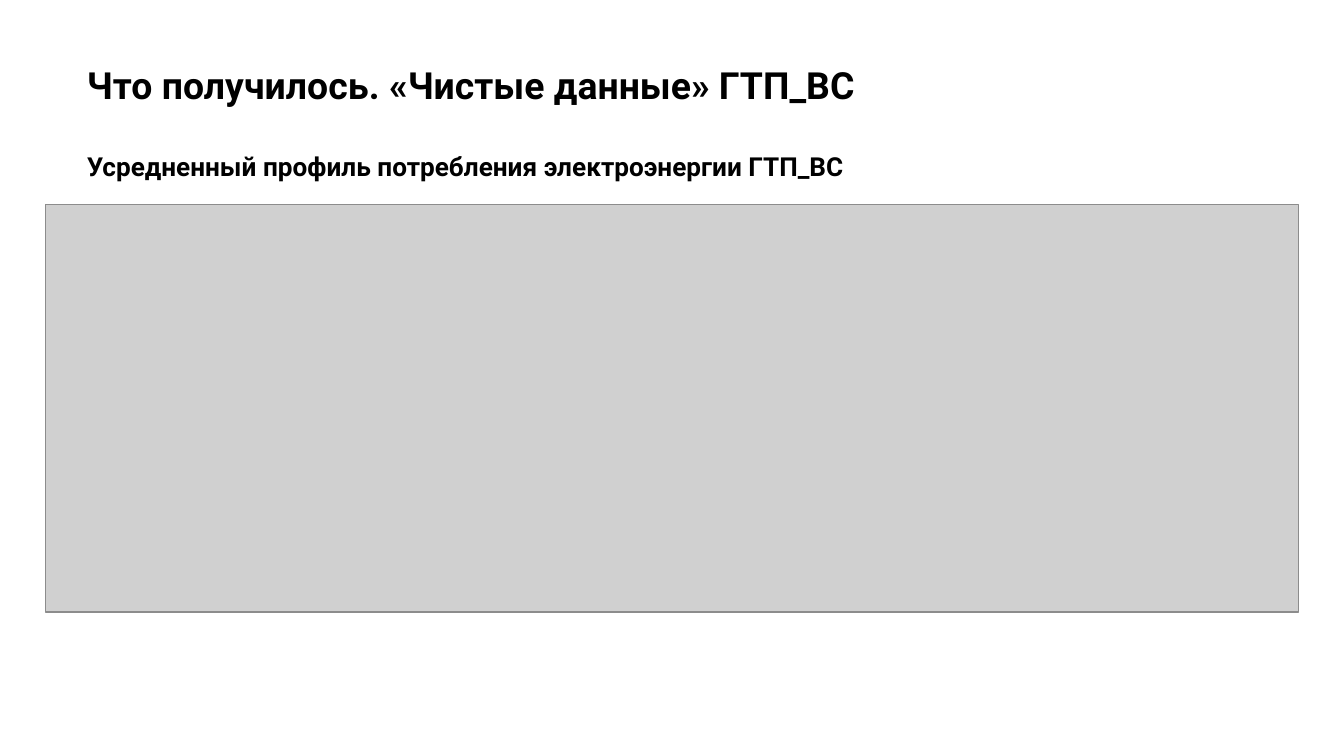
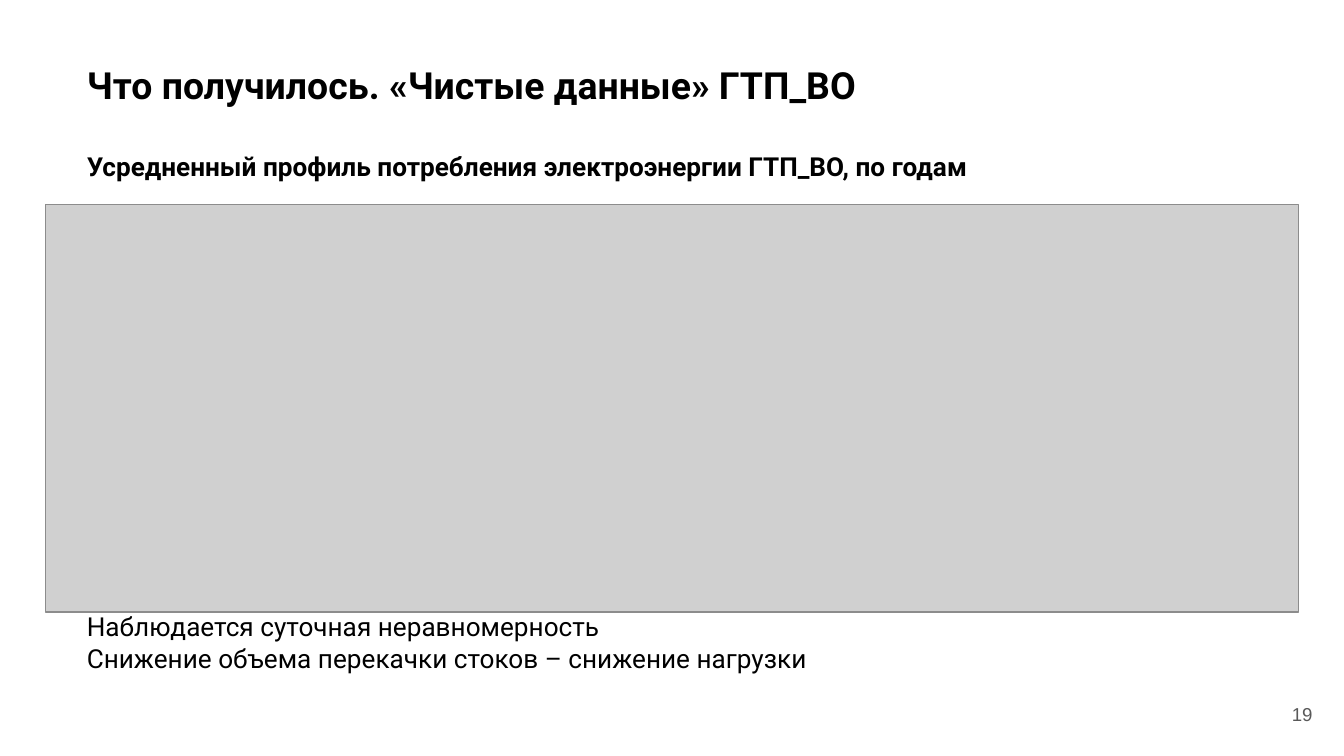
Before and after one commit to smddyakonov/otus_ds_dyakonov, a slide deck: slide 19 of hw-19/Презентация.pptx (slide 15 before the commit). Drawn at 1344x756 pixels with LibreOffice and Linux fonts; fonts in the diff are those of the drawing; grey boxes stand for pictures; background and template pictures are left out. Boxes give left, top, right and bottom in pixels: in the first picture for what was removed or moved away, otherwise in the second. Text is boxed around its words. In the diff, an @@ line names an element or a change of style, - is before the commit and + after.

```diff
--- a/hw-19/Презентация.pptx
+++ b/hw-19/Презентация.pptx
@@ title at box(87, 72, 856, 107): text changed @@
-Что получилось. «Чистые данные» ГТП_ВС
+Что получилось. «Чистые данные» ГТП_ВО
@@ text at box(87, 156, 967, 182): text changed @@
-Усредненный профиль потребления электроэнергии ГТП_ВС
+Усредненный профиль потребления электроэнергии ГТП_ВО, по годам
@@ text added at box(87, 612, 807, 674), 14 pt, text #000000 @@
+Наблюдается суточная неравномерность
+Снижение объема перекачки стоков – снижение нагрузки
@@ page number added at box(1292, 708, 1313, 721), 10 pt, text #595959 @@
+19
```
Also in this commit, not shown: 16 other slides changed, 7 slides added, 2 other files.
